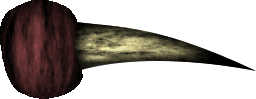
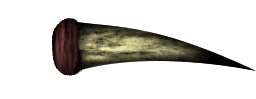
Before/after of a 256 x 99 layered artwork. What changed in the layer stack:
painted on "shadow" over [0, 0, 83, 99]
painted on "texture" (1st of 2, in "teeth") over [0, 0, 83, 99]
painted on "gums" over [0, 0, 83, 99]
